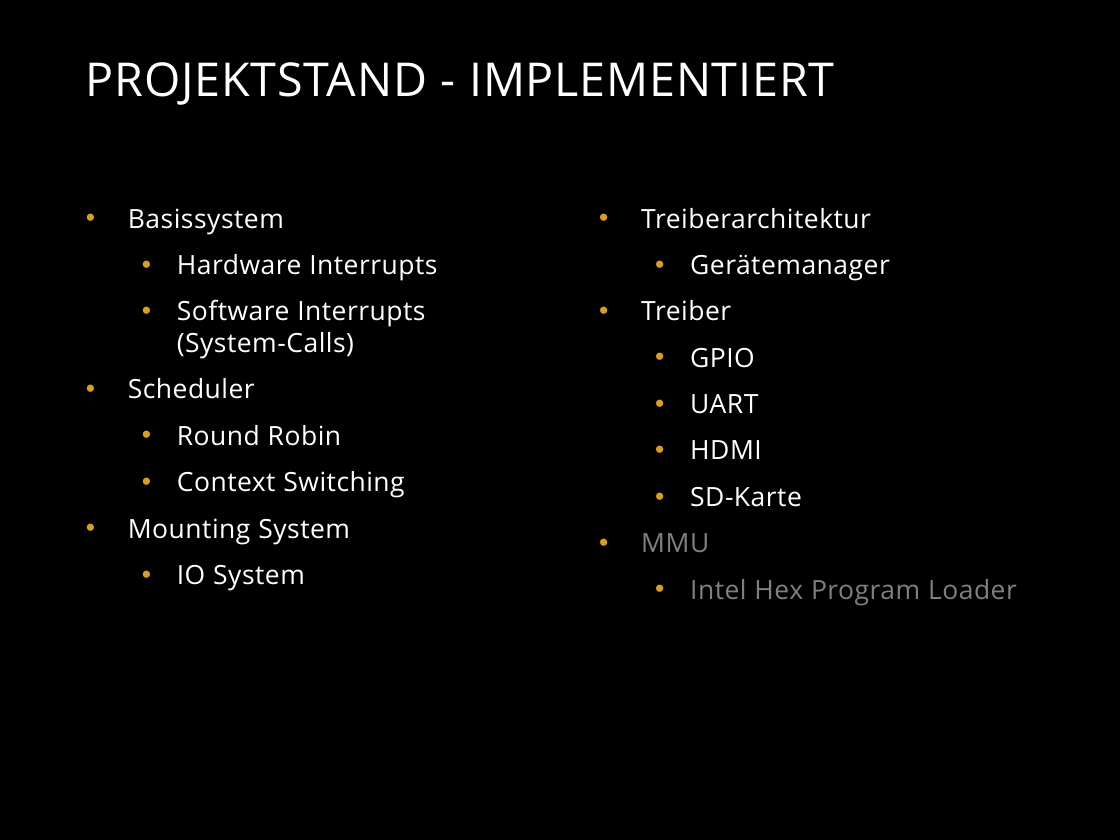
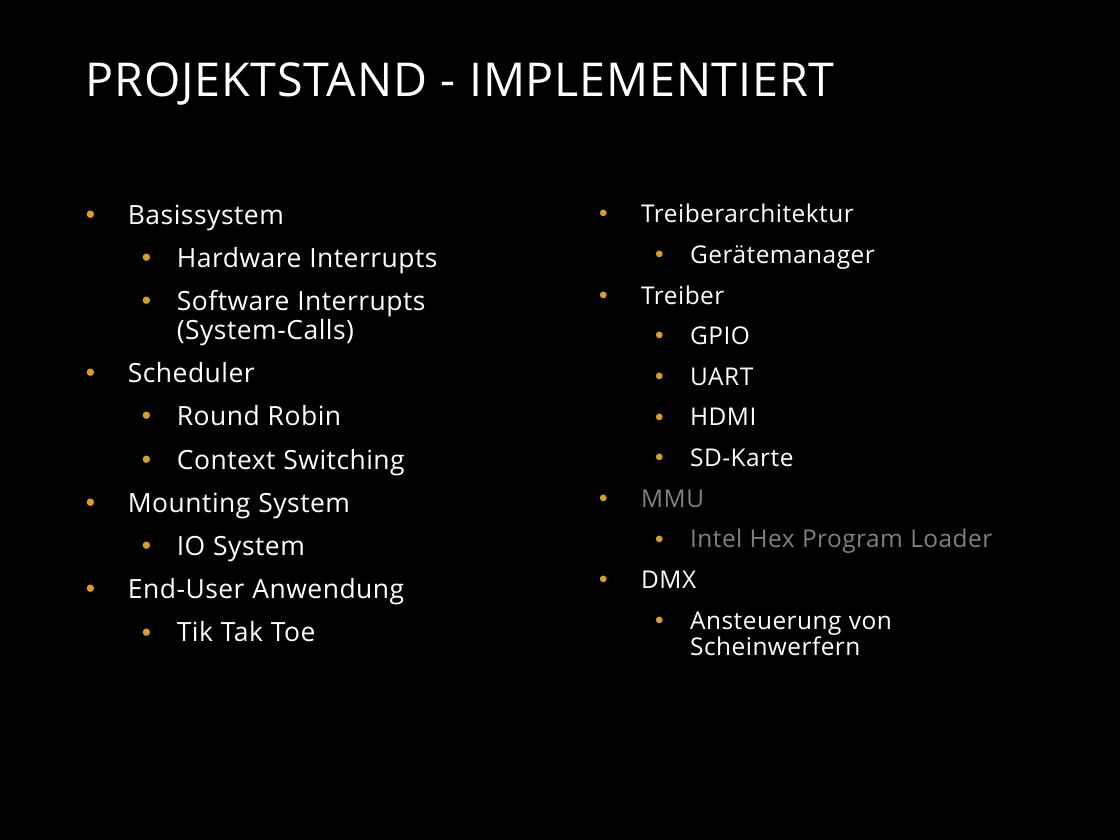
Before and after one commit to TeamOberland/OberlaenderOS, a slide deck: slide 4 of docs/Finalpresentation.pptx. Drawn at 1120x840 pixels with LibreOffice and Linux fonts; fonts in the diff are those of the drawing; background and template pictures are left out. Boxes give left, top, right and bottom in pixels: in the first picture for what was removed or moved away, otherwise in the second. Text is boxed around its words. In the diff, an @@ line names an element or a change of style, - is before the commit and + after.

```diff
--- a/docs/Finalpresentation.pptx
+++ b/docs/Finalpresentation.pptx
@@ text at bbox=[128, 204, 437, 519]: line spacing 1 to 0.9 @@
@@ text at bbox=[641, 245, 992, 553]: size 17 to 15.7 pt in "Treiberarchitektur", "Gerätemanager", "Treiber", "GPIO" and 5 more places; line spacing 1 to 0.9 @@
@@ text at bbox=[128, 578, 404, 642]: paragraphs added @@
+• End-User Anwendung
+  • Tik Tak Toe
@@ text at bbox=[641, 570, 892, 656]: paragraphs added @@
+• DMX
+  • Ansteuerung von Scheinwerfern
```
Also in this commit, not shown: 2 other slides changed, 3 slides added, 24 other files.
